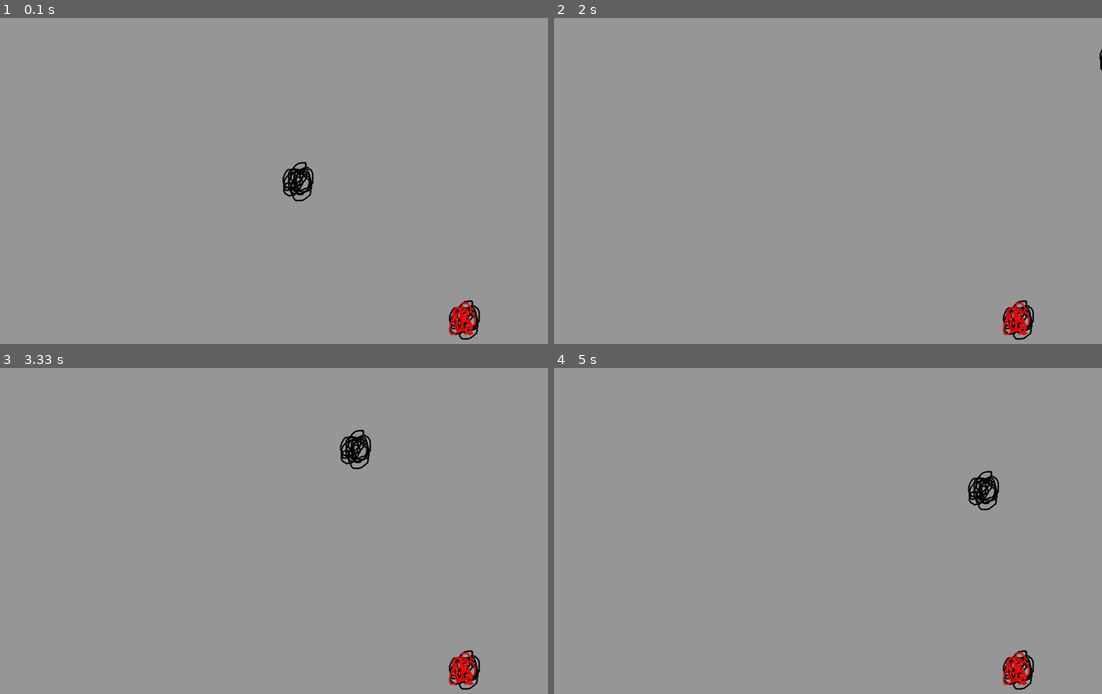
Above: before the commit, frames 1-4 (two rows, left to right).
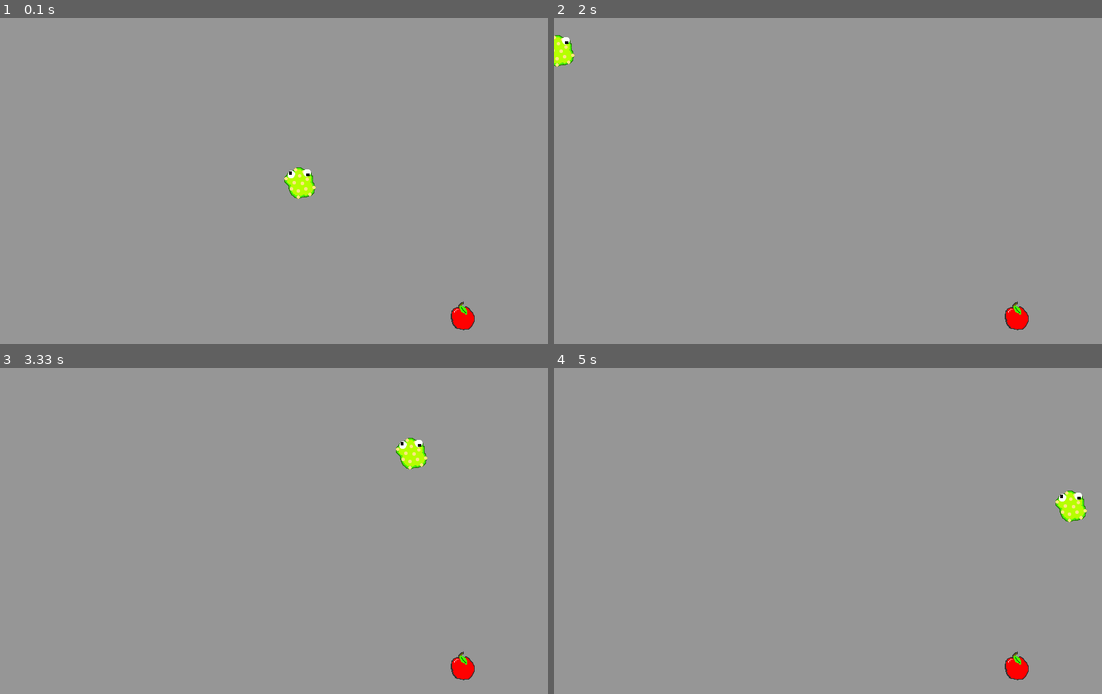
Above: after the commit, the same moments.

Repository: ilbuonmarcio/pygamecourse
Game: pygame game, started from 03_Snake/main.py
The game is run twice, just before and just after one commit, with the same random seed, the same clock (stepped at 60 frames per second) and the same inputs.
Inputs:
- Up to frame 1 (0.1 s): no input
- Up to frame 2 (2 s): hold W 0.83-1.3 s; hold D 1.33-1.8 s; hold A from 1.83 s (still down)
- Up to frame 3 (3.33 s): release A at 2.37 s; hold S 2.4-2.7 s; hold A 2.73-3.13 s; hold W from 3.17 s (still down)
- Up to frame 4 (5 s): release W at 3.53 s; hold D 3.57-4.2 s; hold S 4.23-4.6 s; hold A from 4.63 s (still down)

The runs differ from the first frame. In frame 1, 0.9% of the frame differs, in the area x 51-88%, y 44-99%; in frame 2, 0.7%; in frame 3, 1.2%, in the area x 62-88%, y 18-99%; in frame 4, 1.2%.

Commit message:
Added handmade sprites and fixed snake tail, still bug on collision

Diff:
--- a/03_Snake/main.py
+++ b/03_Snake/main.py
@@ -5,7 +5,7 @@
 pygame.init()
 
 GAME_RES = WIDTH, HEIGHT = 800, 600
-FPS = 60
+FPS = 10
 GAME_TITLE = 'Snake - MarconiGames'
 
 window = pygame.display.set_mode(GAME_RES, HWACCEL|HWSURFACE|DOUBLEBUF)
@@ -19,50 +19,42 @@
 class Snake:
 
     def __init__(self):
-        self.sprite = pygame.image.load('./images/snake_block.png')
-        self.rect = self.sprite.get_rect()
+        self.block_sprite = pygame.image.load('./images/snake_block.png')
+        self.head_sprite = pygame.image.load('./images/snake_head.png')
+        self.rect = self.block_sprite.get_rect()
         self.curr_x = WIDTH // 2 - self.rect.width // 2
         self.curr_y = HEIGHT // 2 - self.rect.height // 2
+        self.last_x = None
+        self.last_y = None
         self.tail = []
         self.direction = 'right'
-        self.speed = 1 / self.rect.width * 6
-        self.unit = self.rect.width
+        self.speed = 0.6
 
     def move(self):
+        self.last_x, self.last_y = self.curr_x, self.curr_y
+
         if self.direction == 'up':
-            self.curr_y -= self.unit * self.speed
+            self.curr_y -= self.rect.height * self.speed
         if self.direction == 'down':
-            self.curr_y += self.unit * self.speed
+            self.curr_y += self.rect.height * self.speed
         if self.direction == 'left':
-            self.curr_x -= self.unit * self.speed
+            self.curr_x -= self.rect.width * self.speed
         if self.direction == 'right':
-            self.curr_x += self.unit * self.speed
+            self.curr_x += self.rect.width * self.speed
 
         if self.curr_x > WIDTH:
-            self.curr_x = -1 * self.unit
-        if self.curr_x + self.unit < 0:
+            self.curr_x = -1 * self.rect.width
+        if self.curr_x + self.rect.width < 0:
             self.curr_x = WIDTH
         if self.curr_y > HEIGHT:
-            self.curr_y = -1 * self.unit
-        if self.curr_y + self.unit < 0:
+            self.curr_y = -1 * self.rect.height
+        if self.curr_y + self.rect.height < 0:
             self.curr_y = HEIGHT
 
-        for block in self.tail:
-            if block[0] > WIDTH:
-                block[0] = -1 * self.unit
-            if block[0] + self.unit < 0:
-                block[0] = WIDTH
-            if block[1] > HEIGHT:
-                block[1] = -1 * self.unit
-            if block[1] + self.unit < 0:
-                block[1] = HEIGHT
 
-
-        try:
+        if len(self.tail) > 0:
             del self.tail[len(self.tail)-1]
             self.add_block()
-        except:
-            pass
 
         if self.check_if_eating():
             print('eaten!')
@@ -70,28 +62,19 @@
             self.add_block()
 
     def draw(self):
-        pygame.Surface.blit(window, self.sprite, (self.curr_x, self.curr_y))
-        for block in self.tail:
-            pygame.Surface.blit(window, self.sprite, (block[0], block[1]))
+        for block in self.tail[::-1]:
+            pygame.Surface.blit(window, self.block_sprite, (block[0], block[1]))
+        pygame.Surface.blit(window, self.head_sprite, (self.curr_x, self.curr_y))
 
     def add_block(self):
-        x, y = self.curr_x, self.curr_y
-        if self.direction == 'up':
-            y += self.rect.height
-        if self.direction == 'down':
-            y -= self.rect.height
-        if self.direction == 'left':
-            x += self.rect.height
-        if self.direction == 'right':
-            x -= self.rect.height
-        self.tail.insert(0, [x + self.unit, y + self.unit])
+        x, y = self.last_x, self.last_y
+        self.tail.insert(0, [x, y])
 
     def check_if_eating(self):
-        global apple_x, apple_y, apple_rect
-        if self.curr_x + self.unit > apple_x and \
-           self.curr_x + self.unit < apple_x + apple_rect.width and \
-           self.curr_y + self.unit > apple_y and \
-           self.curr_y + self.unit < apple_y + apple_rect.height:
+        if self.curr_x + self.rect.width >= apple_x and \
+           self.curr_x + self.rect.width <= apple_x + apple_rect.width and\
+           self.curr_y + self.rect.height >= apple_y and \
+           self.curr_y + self.rect.height <= apple_y + apple_rect.height:
             return True
         else:
             return False
Binary file changed: 03_Snake/images/apple.png
Binary file changed: 03_Snake/images/snake_block.png
Binary file added: 03_Snake/images/snake_head.png
